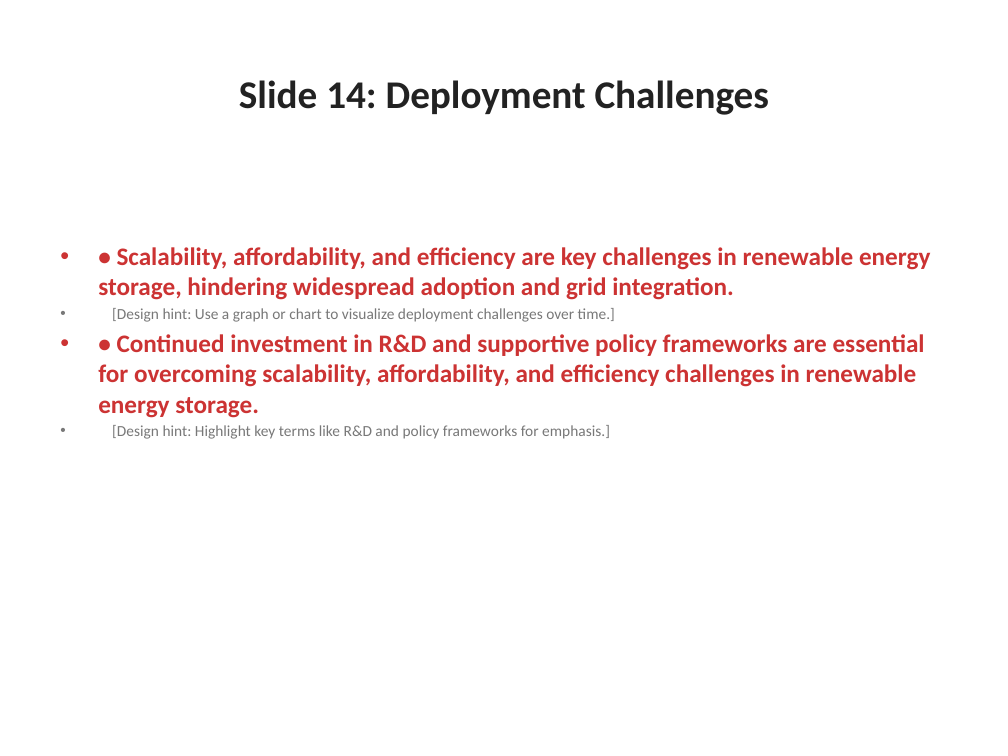
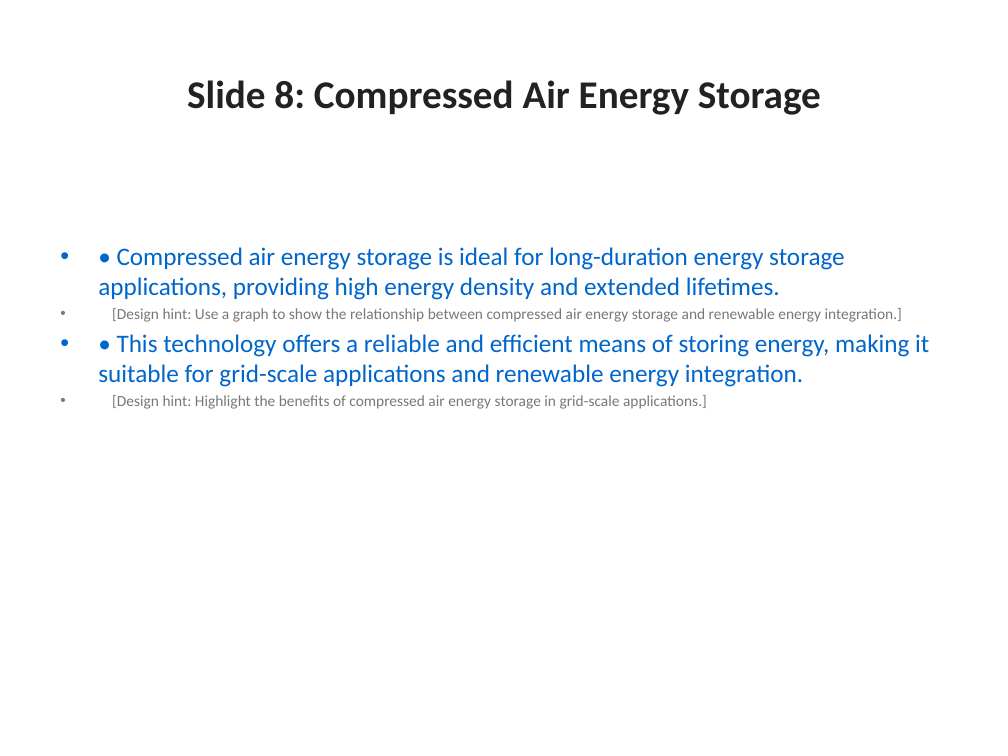
Before and after one commit to the-developer-306/contextual_ai_presentation_orchestrator, a slide deck: slide 8 of generated_ppt/AI_Presentation.pptx (slide 14 before the commit). Drawn at 1008x756 pixels with LibreOffice and Linux fonts; fonts in the diff are those of the drawing. Boxes give left, top, right and bottom in pixels: in the first picture for what was removed or moved away, otherwise in the second. Text is boxed around its words. In the diff, an @@ line names an element or a change of style, - is before the commit and + after.

```diff
--- a/generated_ppt/AI_Presentation.pptx
+++ b/generated_ppt/AI_Presentation.pptx
@@ title at [187,80,821,115]: text changed @@
-Slide 14: Deployment Challenges
+Slide 8: Compressed Air Energy Storage
@@ text at [98,247,929,409]: text changed; text colour #CC3333 to #0066CC; bold off @@
-• • Scalability, affordability, and efficiency are key challenges in renewable energy storage, hindering widespread adoption and grid integration.
-• [Design hint: Use a graph or chart to visualize deployment challenges over time.]
-• • Continued investment in R&D and supportive policy frameworks are essential for overcoming scalability, affordability, and efficiency challenges in renewable energy storage.
-• [Design hint: Highlight key terms like R&D and policy frameworks for emphasis.]
+• • Compressed air energy storage is ideal for long-duration energy storage applications, providing high energy density and extended lifetimes.
+• [Design hint: Use a graph to show the relationship between compressed air energy storage and renewable energy integration.]
+• • This technology offers a reliable and efficient means of storing energy, making it suitable for grid-scale applications and renewable energy integration.
+• [Design hint: Highlight the benefits of compressed air energy storage in grid-scale applications.]
```
Also in this commit, not shown: 14 other slides changed, 3 other files.
